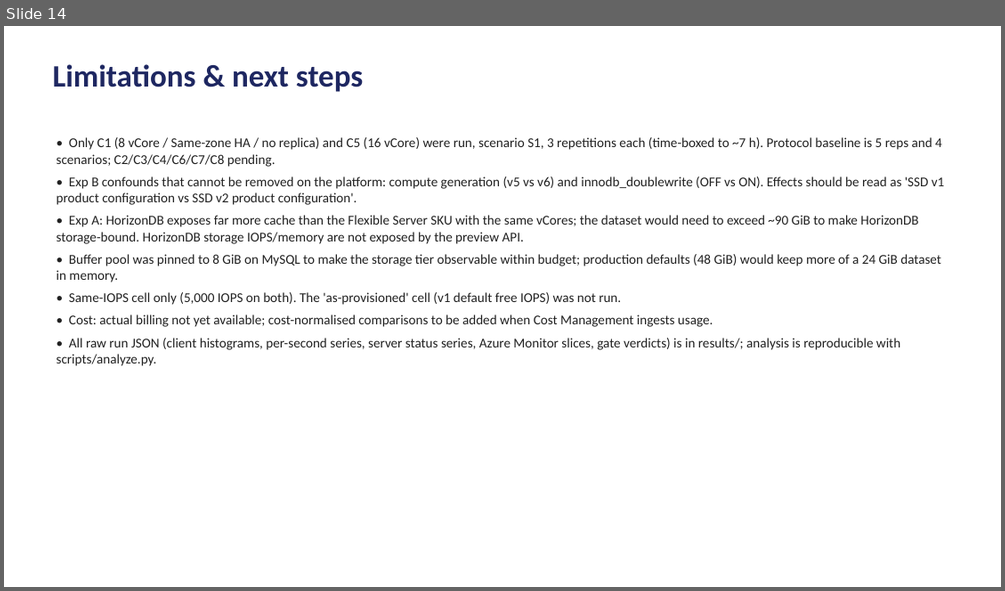
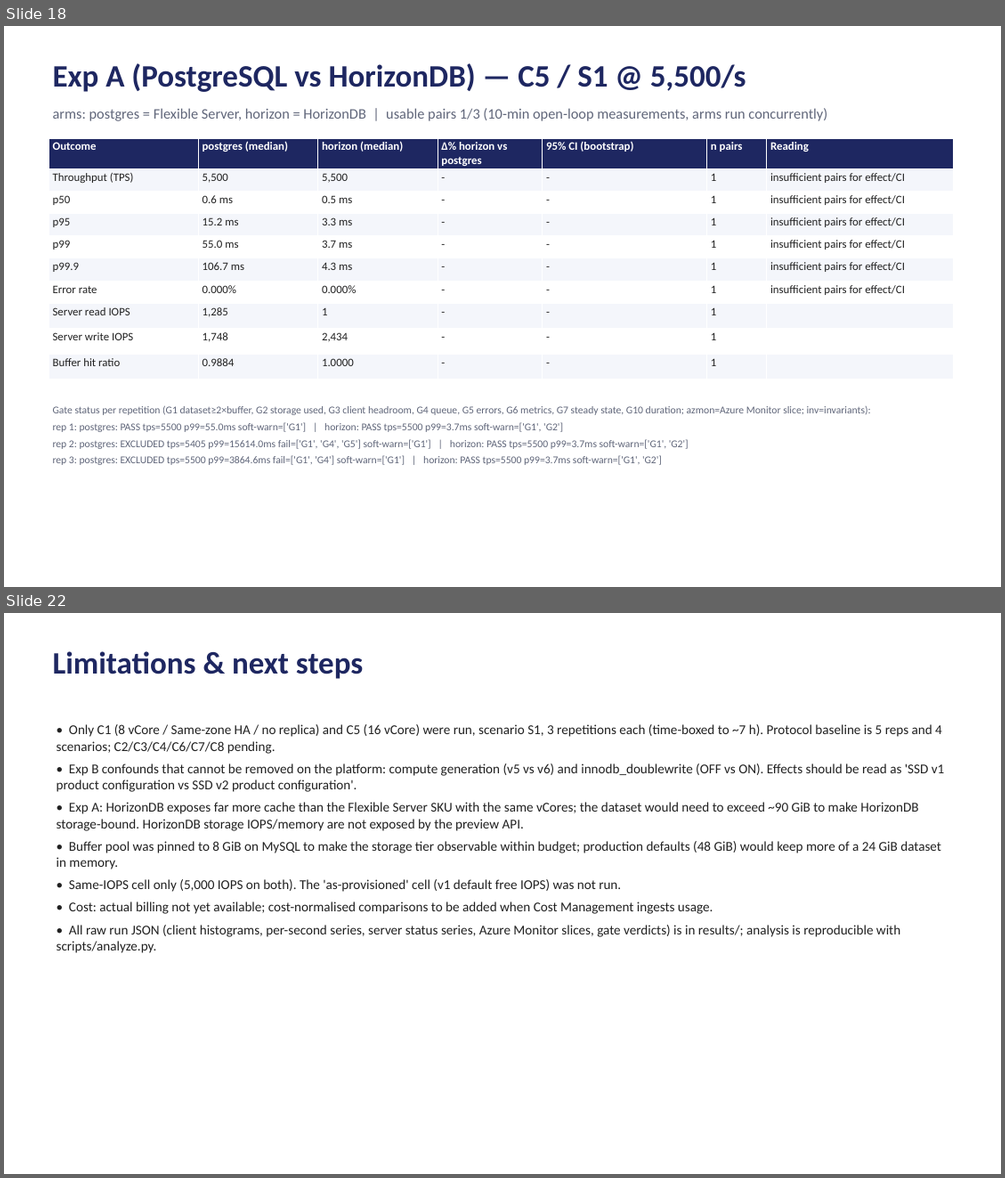
Before and after one commit to DalBamS/azure-db-game-benchmark, a slide deck: report/azure-db-benchmark-report.pptx. Shown one above the other, each under a label of ours: slide 14 before the commit, slides 18 and 22 after it; the slides between them are not shown. The pictures are 1005x591 and 1005x1178 pixels, drawn with LibreOffice and Linux fonts; fonts in the diff are those of the drawing. Boxes give left, top, right and bottom in pixels: in the first picture for what was removed or moved away, otherwise in the second. Text is boxed around its words. In the diff, an @@ line names an element or a change of style, - is before the commit and + after.

```diff
--- a/report/azure-db-benchmark-report.pptx
+++ b/report/azure-db-benchmark-report.pptx
@@ slide 18 added at bbox=[4, 26, 1001, 587], background #FFFFFF @@
@@ text added at bbox=[53, 63, 746, 92], 30 pt, text #1E2761, bold @@
+Exp A (PostgreSQL vs HorizonDB) — C5 / S1 @ 5,500/s
@@ text added at bbox=[53, 108, 827, 121], 14 pt, text #60667A @@
+arms: postgres = Flexible Server, horizon = HorizonDB | usable pairs 1/3 (10-min open-loop measurements, arms run concurrently)
@@ table added at bbox=[48, 138, 954, 370], 10 rows, 7 columns @@
+Outcome | postgres (median) | horizon (median) | Δ% horizon vs postgres | 95% CI (bootstrap) | n pairs | Reading
+Throughput (TPS) | 5,500 | 5,500 | - | - | 1 | insufficient pairs for effect/CI
+p50 | 0.6 ms | 0.5 ms | - | - | 1 | insufficient pairs for effect/CI
+p95 | 15.2 ms | 3.3 ms | - | - | 1 | insufficient pairs for effect/CI
+p99 | 55.0 ms | 3.7 ms | - | - | 1 | insufficient pairs for effect/CI
+p99.9 | 106.7 ms | 4.3 ms | - | - | 1 | insufficient pairs for effect/CI
+Error rate | 0.000% | 0.000% | - | - | 1 | insufficient pairs for effect/CI
+Server read IOPS | 1,285 | 1 | - | - | 1 | 
+Server write IOPS | 1,748 | 2,434 | - | - | 1 | 
+Buffer hit ratio | 0.9884 | 1.0000 | - | - | 1 | 
@@ text added at bbox=[53, 405, 871, 465], 10 pt, text #60667A @@
+Gate status per repetition (G1 dataset≥2×buffer, G2 storage used, G3 client headroom, G4 queue, G5 errors, G6 metrics, G7 steady state, G10 duration; azmon=Azure Monitor slice; inv=invariants):
+rep 1: postgres: PASS tps=5500 p99=55.0ms soft-warn=['G1'] | horizon: PASS tps=5500 p99=3.7ms soft-warn=['G1', 'G2']
+rep 2: postgres: EXCLUDED tps=5405 p99=15614.0ms fail=['G1', 'G4', 'G5'] soft-warn=['G1'] | horizon: PASS tps=5500 p99=3.7ms soft-warn=['G1', 'G2']
+rep 3: postgres: EXCLUDED tps=5500 p99=3864.6ms fail=['G1', 'G4'] soft-warn=['G1'] | horizon: PASS tps=5500 p99=3.7ms soft-warn=['G1', 'G2']
@@ what was slide 14 is now slide 22 @@
```
Also in this commit, not shown: 3 slides changed, 7 other slides added, 56 other files.
